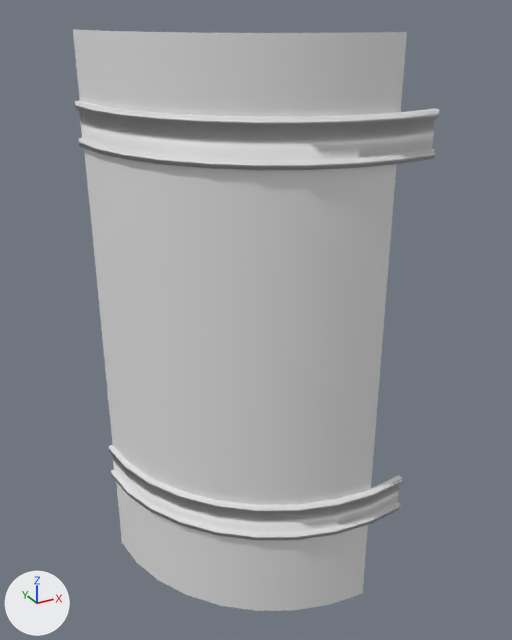
An edit to the glTF model Systems Offline/systems-offline/src/3d/Assets/Elevator/elevator door.glb, drawn before and after from the same camera.
Rendered twice from a 50 mm camera at (-2.02, -3.47, 1.65) aimed at (-0.39, -0.52, 0.17). The axes (+X, +Y, +Z) are drawn at lower left. The lights are the same throughout. The picture after the commit comes second. Where no turn or scale is listed for an object, it has been applied to the vertices. Vertices at exactly the same position are counted once.
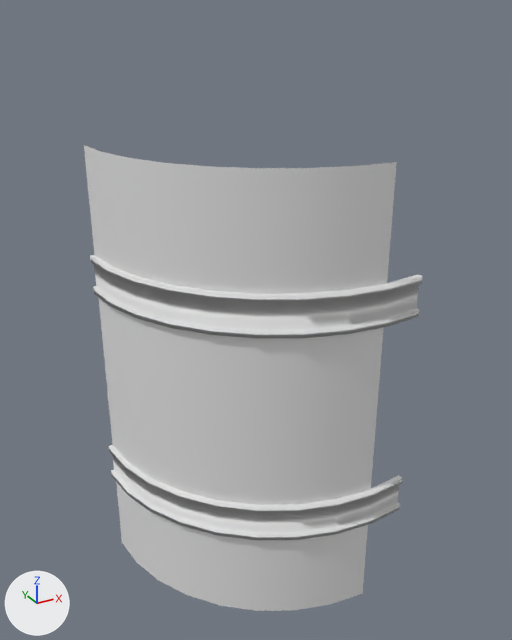
The newer file is also rescaled (x0.992), turned or shifted as a whole; pictures and numbers use the older file's frame.

Pixel boxes (x1, y1, x2, y2) of what changed, in the pictures (512 x 640 px):
'Door', moved, rescaled (6% narrower, 20% shorter): before (73, 29, 407, 611); after (84, 145, 397, 611)
'Cylinder.002', moved: before (75, 101, 439, 170); after (90, 255, 423, 339)

Diff of the bpy script that builds the scene:
```diff
--- a/Systems Offline/systems-offline/src/3d/Assets/Elevator/elevator door.glb.py
+++ b/Systems Offline/systems-offline/src/3d/Assets/Elevator/elevator door.glb.py
@@ me_cylinder_016 @@
 # used by ob_door; location = (0.0, 0.0, 0.022)
-me_cylinder_016.from_pydata(...)  # 18 vertices, 16 faces; spans x -1.06..0.0, y -1.06..0.0, z -1.42..1.54
+me_cylinder_016.from_pydata(...)  # 18 vertices, 16 faces; spans x -1.06..0.0, y -1.06..0.0, z -1.42..1.02
+# me_cylinder_016 part 1: the whole mesh is scaled about its middle by (1, 1, 0.824), then moved by (0.0, 0.0, -0.26)
@@ ob_cylinder_002 @@
 ob_cylinder_002 = bpy.data.objects.new('Cylinder.002', me_cylinder_018)
-ob_cylinder_002.location = (0.0, 0.0, 1.144)
+ob_cylinder_002.location = (0.0, 0.0, 0.378)
```
